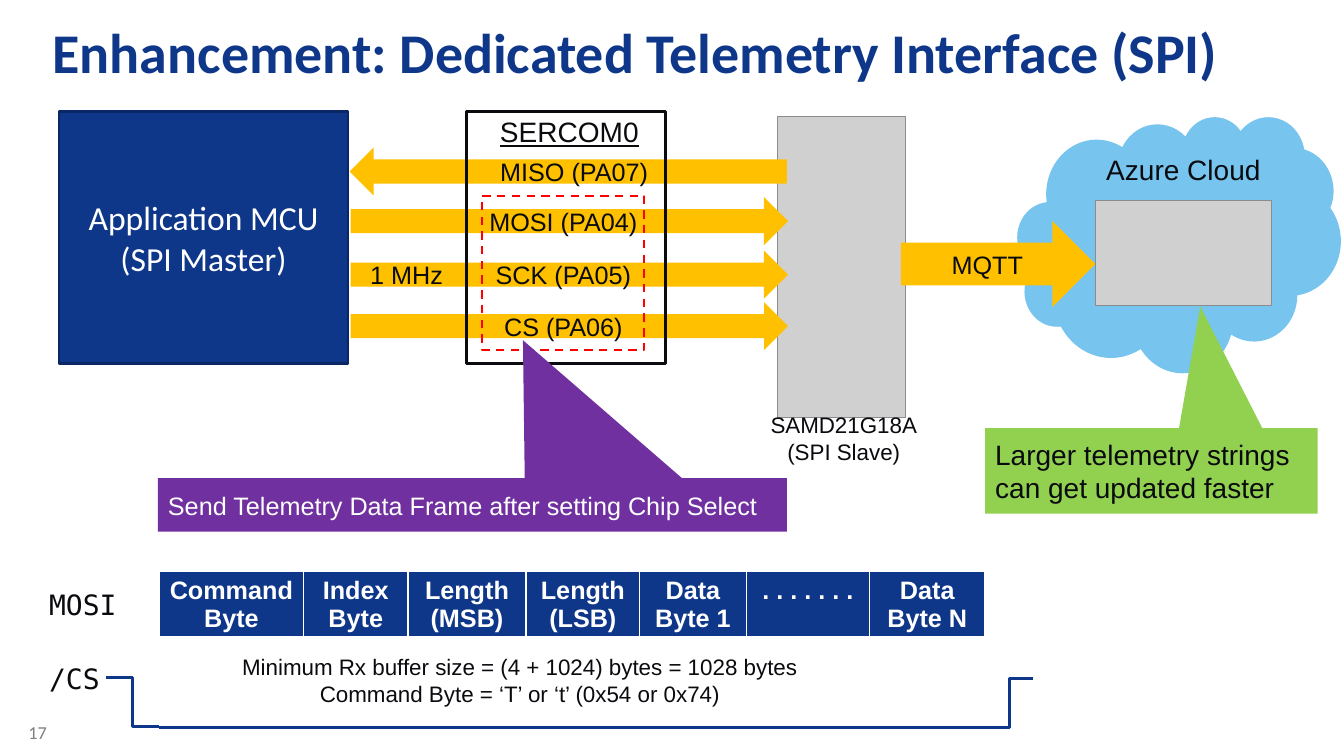
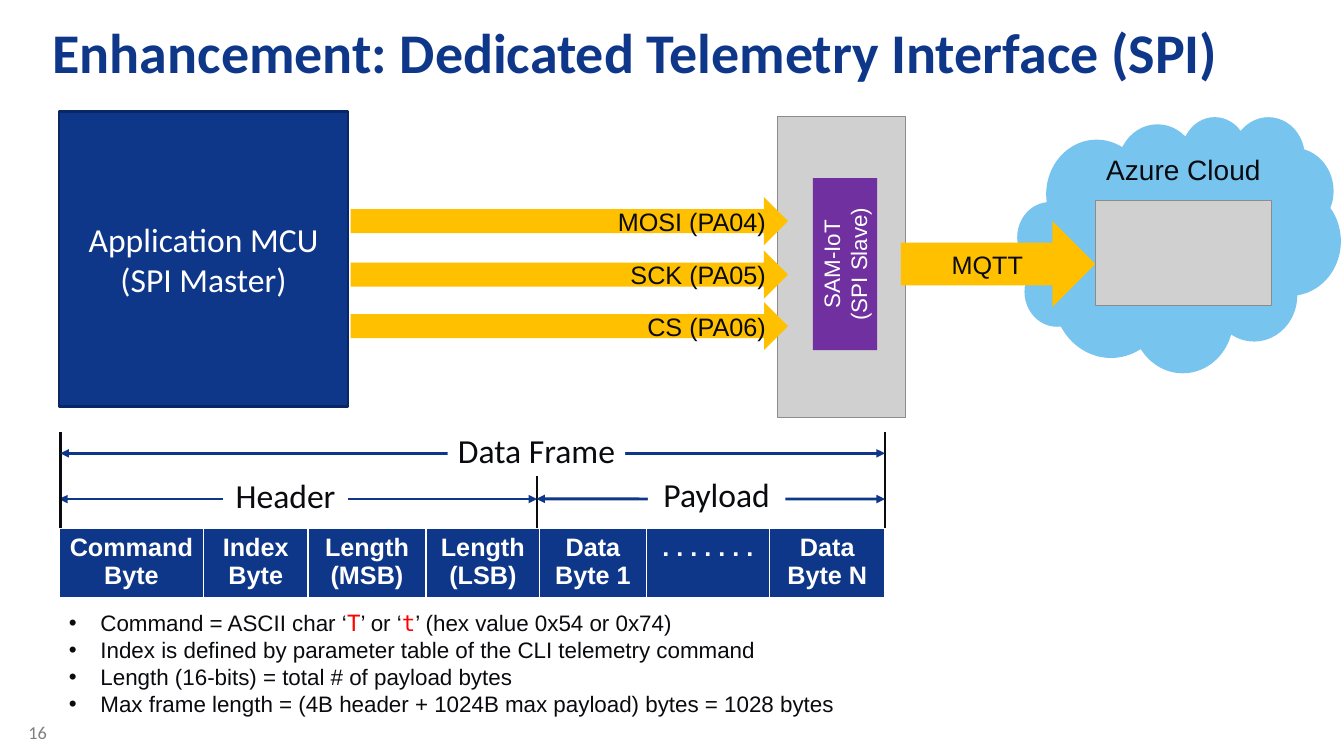
Before and after one commit to Azure-Samples/Microchip-SAM-IoT-Wx, a slide deck: slide 16 of AO-Smith-MSFT-MCHP-r6.pptx (slide 17 before the commit). Drawn at 1344x756 pixels with LibreOffice and Linux fonts; fonts in the diff are those of the drawing; grey boxes stand for pictures; background and template pictures are left out. Boxes give left, top, right and bottom in pixels: in the first picture for what was removed or moved away, otherwise in the second. Text is boxed around its words. In the diff, an @@ line names an element or a change of style, - is before the commit and + after.

```diff
--- a/AO-Smith-MSFT-MCHP-r6.pptx
+++ b/AO-Smith-MSFT-MCHP-r6.pptx
@@ rectangle "Application MCU": place and size @@
-rectangle "Application MCU" at bbox=[59, 112, 349, 364]
+rectangle "Application MCU" at bbox=[59, 112, 349, 407]
@@ rectangle removed at bbox=[467, 112, 665, 364] @@
@@ left arrow removed at bbox=[350, 147, 787, 196] @@
-MISO (PA07)
@@ text removed at bbox=[500, 122, 639, 147] @@
-SERCOM0
@@ rectangle "SAM-IoT" at bbox=[813, 178, 878, 350]: fill none to #7030A0; rotation 0 to 270 degrees @@
@@ alignment centre to right in 3 elements at bbox=[351, 302, 788, 351], bbox=[351, 251, 788, 299], bbox=[351, 198, 788, 246] @@
@@ rectangle removed at bbox=[482, 196, 644, 350] @@
@@ text in rectangle at bbox=[820, 228, 845, 306]: text changed; text colour #0A0B0F to #FFFFFF @@
-SAMD21G18A
+SAM-IoT
@@ text in rectangle at bbox=[847, 214, 872, 319]: text colour #0A0B0F to #FFFFFF in "(SPI Slave)" @@
@@ text removed at bbox=[370, 266, 443, 289] @@
-1 MHz
@@ line added from (60, 528) to (60, 433), #0A0B0F 2 pt @@
@@ text added at bbox=[458, 441, 615, 464], 24 pt, text #0A0B0F @@
+Data Frame
@@ line added from (885, 528) to (885, 433), #0A0B0F 2 pt @@
@@ speech box removed at bbox=[985, 429, 1318, 514] @@
-Larger telemetry strings can get updated faster
@@ line moved from (159, 728) - (981, 728) to (60, 454) - (885, 454) @@
@@ line (60, 454) - (885, 454): line to double arrow @@
@@ speech box removed at bbox=[158, 478, 787, 531] @@
-Send Telemetry Data Frame after setting Chip Select
@@ line added from (537, 528) to (537, 476), #0A0B0F 2 pt @@
@@ double arrow added from (59, 499) to (537, 499), #0E3689 2 pt @@
@@ text added at bbox=[236, 484, 336, 509], 24 pt, text #0A0B0F @@
+Header
@@ double arrow added from (536, 499) to (885, 499), #0E3689 2 pt @@
@@ text added at bbox=[663, 483, 769, 513], 24 pt, text #0A0B0F @@
+Payload
@@ table: place and size @@
-table at bbox=[159, 572, 984, 642]
+table at bbox=[59, 528, 884, 599]
@@ text removed at bbox=[49, 594, 117, 616] @@
-MOSI
@@ text added at bbox=[100, 614, 833, 717], 16 pt, text #0A0B0F @@
+• Command = ASCII char ‘T’ or ‘t’ (hex value 0x54 or 0x74)
+• Index is defined by parameter table of the CLI telemetry command
+• Length (16-bits) = total # of payload bytes
+• Max frame length = (4B header + 1024B max payload) bytes = 1028 bytes
@@ text removed at bbox=[242, 658, 797, 707] @@
-Minimum Rx buffer size = (4 + 1024) bytes = 1028 bytes
-Command Byte = ‘T’ or ‘t’ (0x54 or 0x74)
@@ text removed at bbox=[49, 668, 100, 692] @@
-/CS
@@ elbow line removed from (107, 678) to (159, 727) @@
@@ elbow line removed from (1032, 679) to (981, 728) @@
@@ page number at bbox=[28, 727, 46, 739]: text changed @@
-17
+16
```
Also in this commit, not shown: 1 slide added, 1 slide removed, 2 other files.
